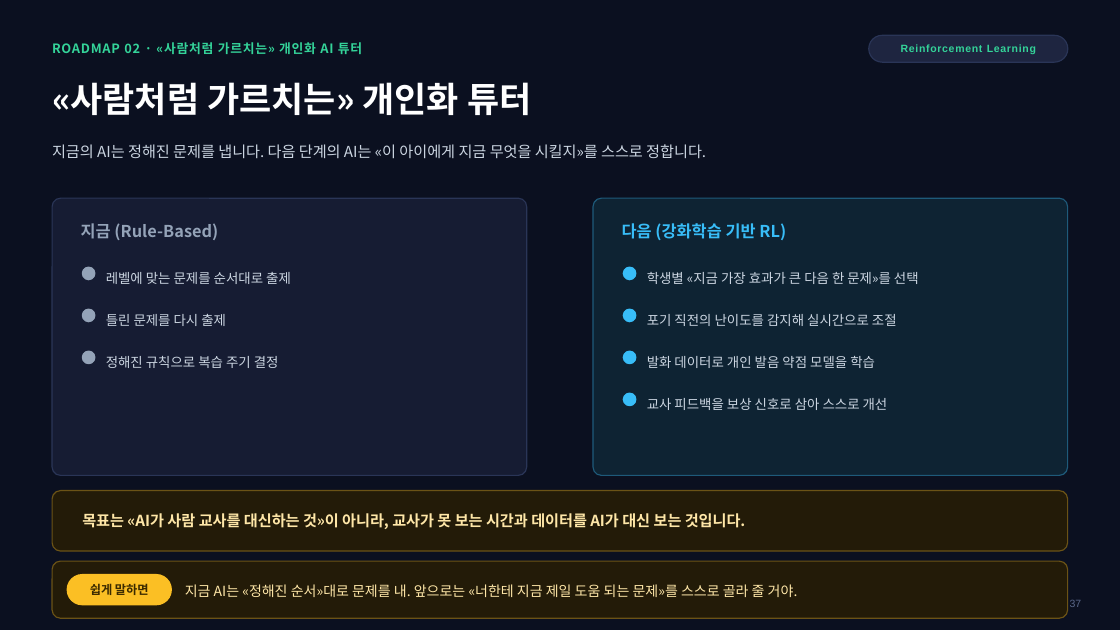
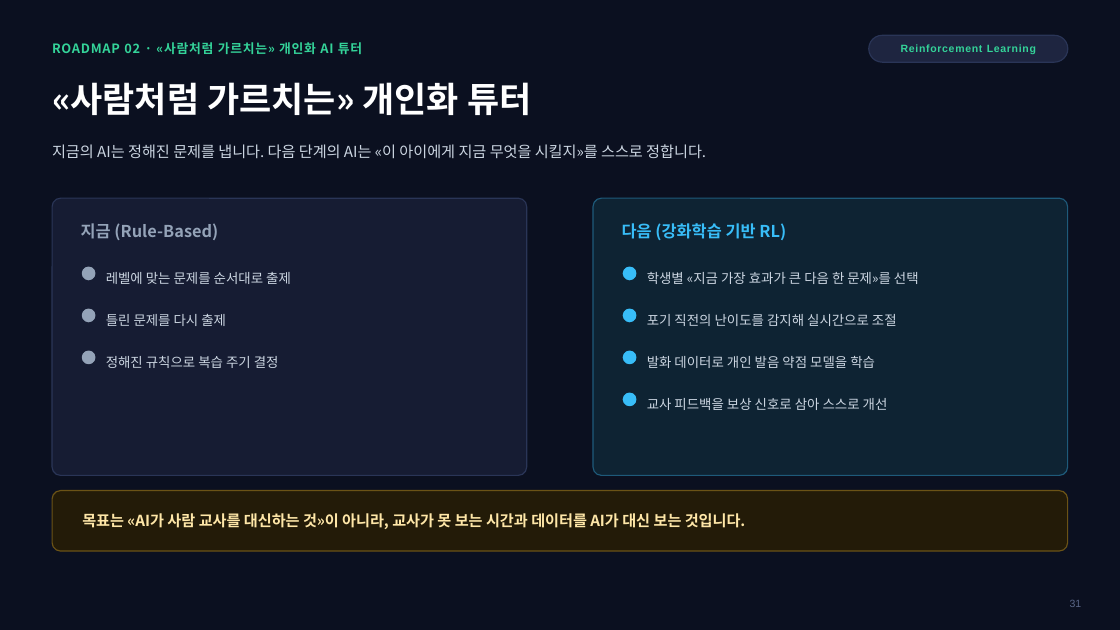
Before and after one commit to navy111p-sudo/mangoiweb, a slide deck: slide 31 of docs/MANGO_AI_안내_통합본_2026-08-17.pptx (slide 37 before the commit). Drawn at 1120x630 pixels with LibreOffice and Linux fonts; fonts in the diff are those of the drawing; background and template pictures are left out. Boxes give left, top, right and bottom in pixels: in the first picture for what was removed or moved away, otherwise in the second. Text is boxed around its words. In the diff, an @@ line names an element or a change of style, - is before the commit and + after.

```diff
--- a/docs/MANGO_AI_안내_통합본_2026-08-17.pptx
+++ b/docs/MANGO_AI_안내_통합본_2026-08-17.pptx
@@ rounded rectangle removed at (52, 561, 1068, 618) @@
@@ rounded rectangle removed at (67, 575, 171, 605) @@
@@ text removed at (90, 583, 149, 595) @@
-쉽게 말하면
@@ text removed at (185, 584, 798, 597) @@
-지금 AI는 «정해진 순서»대로 문제를 내. 앞으로는 «너한테 지금 제일 도움 되는 문제»를 스스로 골라 줄 거야.
@@ text at (1070, 600, 1082, 607): text changed @@
-37
+31
```
Also in this commit, not shown: 34 other slides changed, 6 slides removed.
